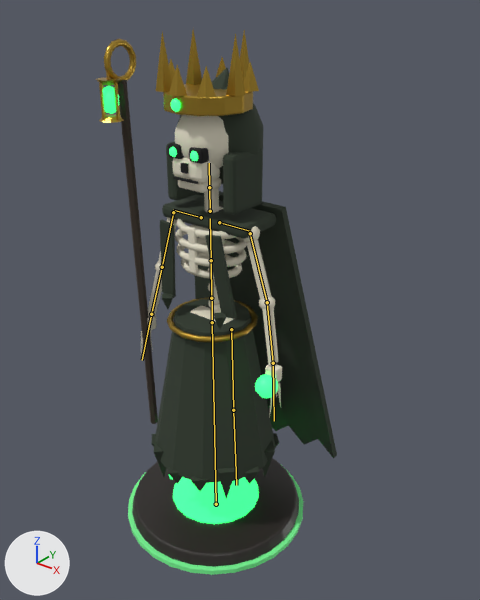
A saved change to the glTF model art/export/Undead_Queen.glb.
The view is the same before and after, from a 50 mm lens placed at (1.74, -1.98, 2.45), pointed at (0.07, 0.12, 1.15). The lights are fixed; the arrows at lower left show +X, +Y and +Z. The picture after the commit comes second. The bones that change, and the others that lie on the model, are drawn over the model as lines.

Objects in the first picture: 'Undead_Queen_Mesh'.
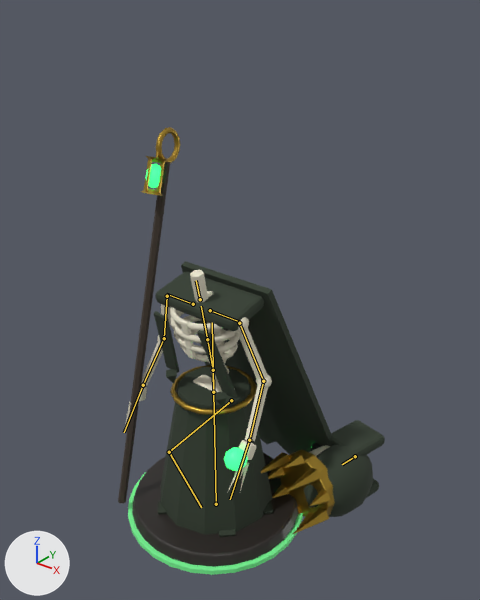
The newer file adds an action. The first version stands in its rest pose; the second is drawn at frame 19 of the action 'Behead'.

Diff of the bpy script that builds the scene:
```diff
--- a/art/export/Undead_Queen.glb.py
+++ b/art/export/Undead_Queen.glb.py
@@ bone_hips @@
 bone_hips = bpy.data.objects['Undead_Queen'].pose.bones['hips']  # child of 'root'
-bone_hips.location = (0.0, 0.0, 0.0)
+bone_hips.location = (0.0, -0.37, 0.0)
@@ bone_spine @@
 bone_spine = bpy.data.objects['Undead_Queen'].pose.bones['spine']  # child of 'hips'
-bone_spine.rotation_quaternion = (1.0, 0.0, 0.0, 0.0)  # degrees (0, 0, 0)
+bone_spine.rotation_quaternion = (0.995, 0.096, 0.0, 0.0)  # degrees (11, 0, 0)
@@ bone_head @@
 bone_head = bpy.data.objects['Undead_Queen'].pose.bones['head']  # child of 'neck'
-bone_head.location = (0.0, 0.0, 0.0)
-bone_head.rotation_quaternion = (1.0, 0.0, 0.0, 0.0)  # degrees (0, 0, 0)
+bone_head.location = (0.47, -1.233, -0.447)
+bone_head.rotation_quaternion = (-0.495, -0.504, 0.593, 0.385)  # degrees (102, -12, -90)
@@ bone_forearm_l @@
 bone_forearm_l = bpy.data.objects['Undead_Queen'].pose.bones['forearm.L']  # child of 'upper_arm.L'
-bone_forearm_l.rotation_quaternion = (1.0, 0.0, 0.0, 0.0)  # degrees (0, 0, 0)
+bone_forearm_l.rotation_quaternion = (0.94, 0.342, 0.0, 0.0)  # degrees (40, 0, 0)
@@ bone_forearm_r @@
 bone_forearm_r = bpy.data.objects['Undead_Queen'].pose.bones['forearm.R']  # child of 'upper_arm.R'
-bone_forearm_r.rotation_quaternion = (1.0, 0.0, 0.0, 0.0)  # degrees (0, 0, 0)
+bone_forearm_r.rotation_quaternion = (0.966, 0.259, 0.0, 0.0)  # degrees (30, 0, 0)
```

Where the change shows, as pixel boxes (x1, y1, x2, y2) in the pictures (480 x 600 px):
'Undead_Queen_Mesh', posed (11% wider, 18% shorter): before (96, 30, 337, 575); after (118, 127, 385, 575)
bone 'hips', root to tip: before (212, 322) to (212, 300); after (213, 392) to (213, 372)
bone 'spine', root to tip: before (211, 298) to (211, 260); after (213, 370) to (207, 339)
bone 'head', root to tip: before (209, 187) to (209, 163); after (355, 456) to (342, 464)
bone 'forearm.L', root to tip: before (267, 302) to (273, 363); after (263, 381) to (249, 440)
bone 'forearm.R', root to tip: before (162, 267) to (151, 314); after (164, 338) to (143, 385)
